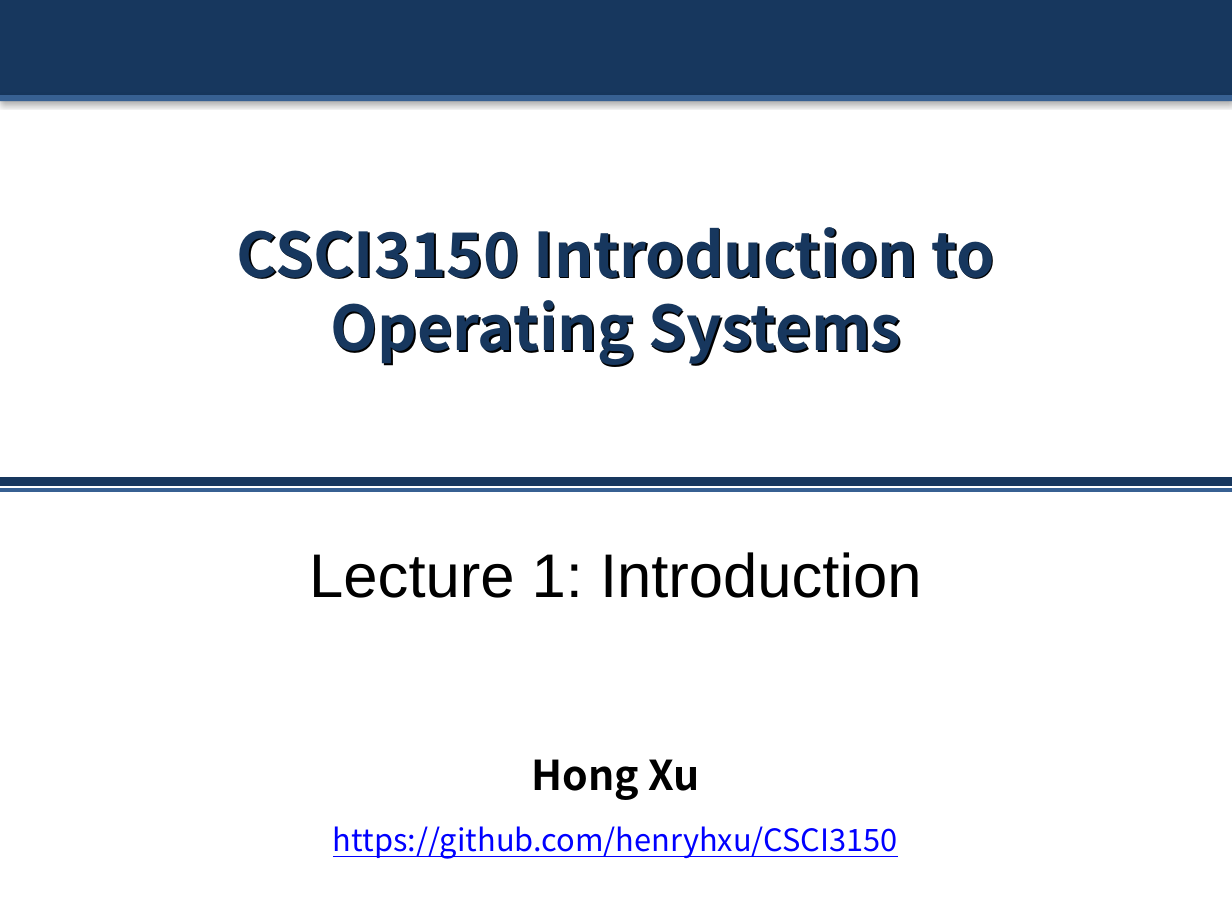
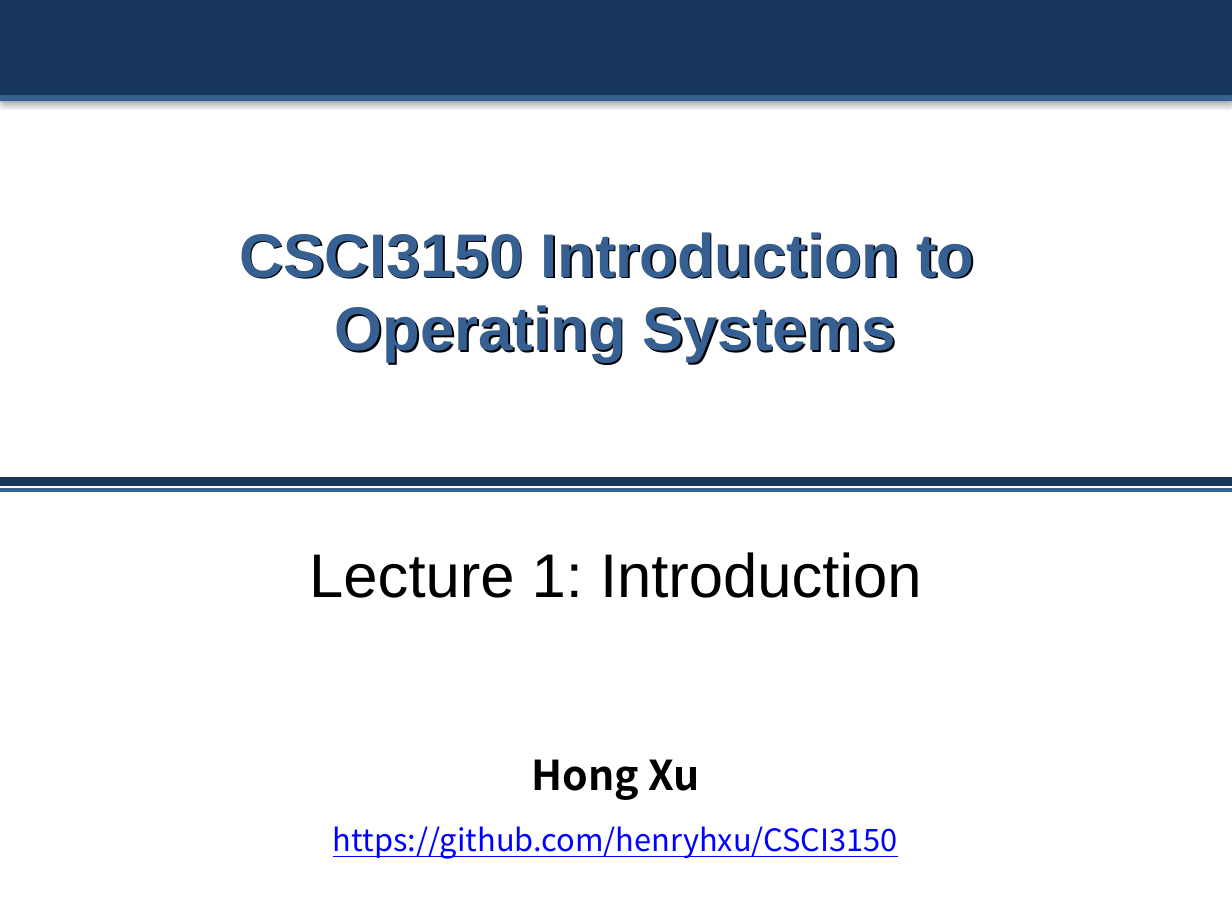
Before and after one commit to henryhxu/CSCI3150, a slide deck: slide 1 of lectures/lec1_intro.pptx. Drawn at 1232x924 pixels with LibreOffice and Linux fonts; fonts in the diff are those of the drawing. Boxes give left, top, right and bottom in pixels: in the first picture for what was removed or moved away, otherwise in the second. Text is boxed around its words. In the diff, an @@ line names an element or a change of style, - is before the commit and + after.

```diff
--- a/lectures/lec1_intro.pptx
+++ b/lectures/lec1_intro.pptx
@@ title "CSCI3150 Introduction to Operating Systems" at box(239, 232, 974, 362): font Noto Sans CJK KR to Arial, text colour #17375E to #376092 @@
```
Also in this commit, not shown: 3 other files.
